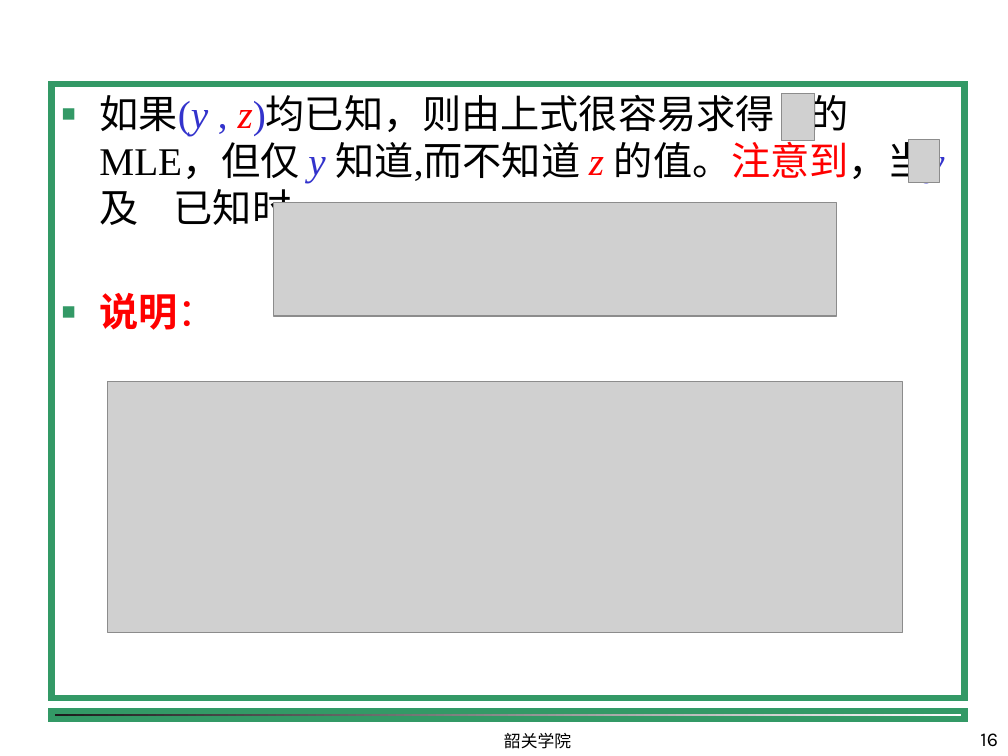
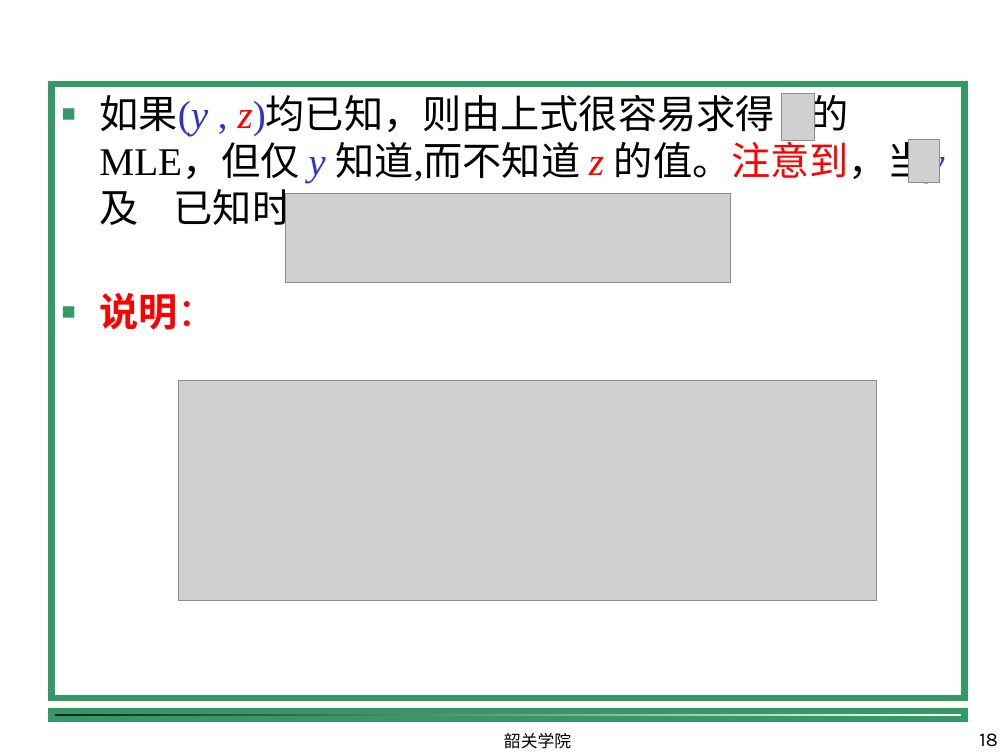
Before and after one commit to shfkuang/shfkuang.github.io, a slide deck: slide 18 of dm/ch4.5.ppt (slide 16 before the commit). Drawn at 1008x756 pixels with LibreOffice and Linux fonts; fonts in the diff are those of the drawing; grey boxes stand for pictures; background and template pictures are left out. Boxes give left, top, right and bottom in pixels: in the first picture for what was removed or moved away, otherwise in the second. Text is boxed around its words. In the diff, an @@ line names an element or a change of style, - is before the commit and + after.

```diff
--- a/dm/ch4.5.ppt
+++ b/dm/ch4.5.ppt
@@ picture: place and size @@
-picture at <box>274,203,837,316</box>
+picture at <box>286,194,731,283</box>
@@ picture: place and size @@
-picture at <box>107,382,903,632</box>
+picture at <box>178,381,877,601</box>
@@ page number at <box>979,733,998,747</box>: text changed @@
-16
+18
```
Also in this commit, not shown: 4 other slides changed, 2 slides added, 4 other files.
